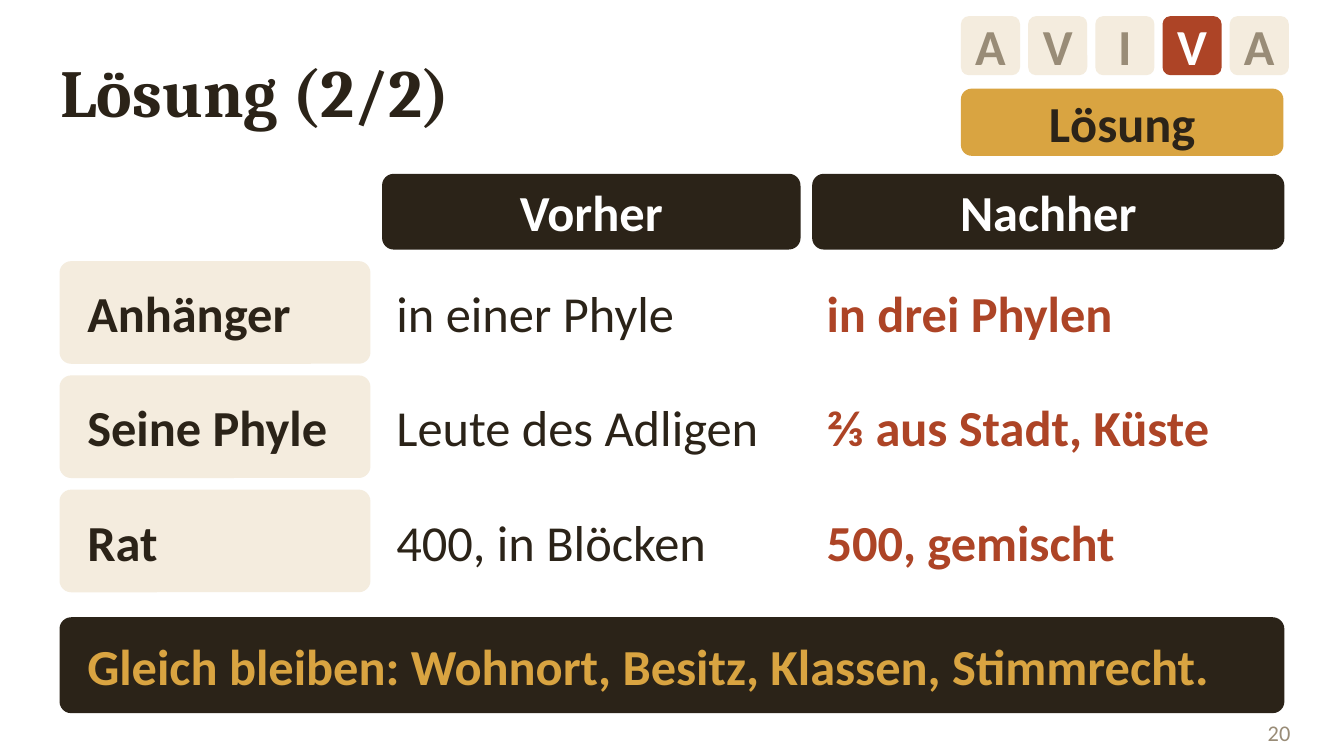
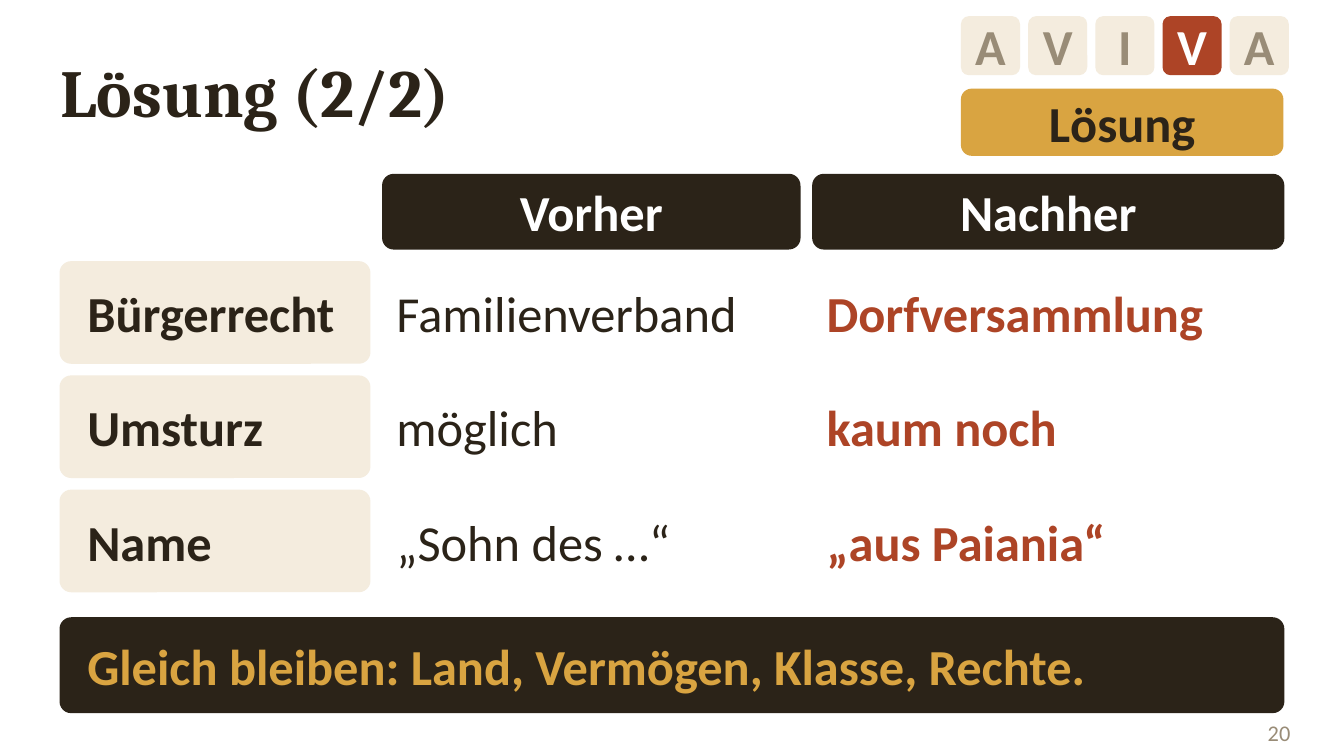
Before and after one commit to golzkonstantin-gif/Schule, a slide deck: slide 20 of Geschichte_11/Stunde_Kleisthenes/Folien_Kleisthenes.pptx. Drawn at 1344x756 pixels with LibreOffice and Linux fonts; fonts in the diff are those of the drawing. Boxes give left, top, right and bottom in pixels: in the first picture for what was removed or moved away, otherwise in the second. Text is boxed around its words. In the diff, an @@ line names an element or a change of style, - is before the commit and + after.

```diff
--- a/Geschichte_11/Stunde_Kleisthenes/Folien_Kleisthenes.pptx
+++ b/Geschichte_11/Stunde_Kleisthenes/Folien_Kleisthenes.pptx
@@ text at bbox=[87, 296, 334, 341]: text changed @@
-Anhänger
+Bürgerrecht
@@ text at bbox=[396, 297, 736, 333]: text changed @@
-in einer Phyle
+Familienverband
@@ text at bbox=[827, 296, 1203, 341]: text changed @@
-in drei Phylen
+Dorfversammlung
@@ text at bbox=[87, 413, 263, 447]: text changed @@
-Seine Phyle
+Umsturz
@@ text at bbox=[396, 411, 557, 455]: text changed @@
-Leute des Adligen
+möglich
@@ text at bbox=[827, 410, 1056, 447]: text changed @@
-⅔ aus Stadt, Küste
+kaum noch
@@ text at bbox=[87, 528, 211, 562]: text changed @@
-Rat
+Name
@@ text at bbox=[396, 526, 603, 569]: text changed @@
-400, in Blöcken
+„Sohn des …“
@@ text at bbox=[827, 524, 1105, 569]: text changed @@
-500, gemischt
+„aus Paiania“
@@ text at bbox=[87, 649, 1085, 694]: text changed @@
-Gleich bleiben: Wohnort, Besitz, Klassen, Stimmrecht.
+Gleich bleiben: Land, Vermögen, Klasse, Rechte.
```
Also in this commit, not shown: 11 other slides changed, 19 other files.
